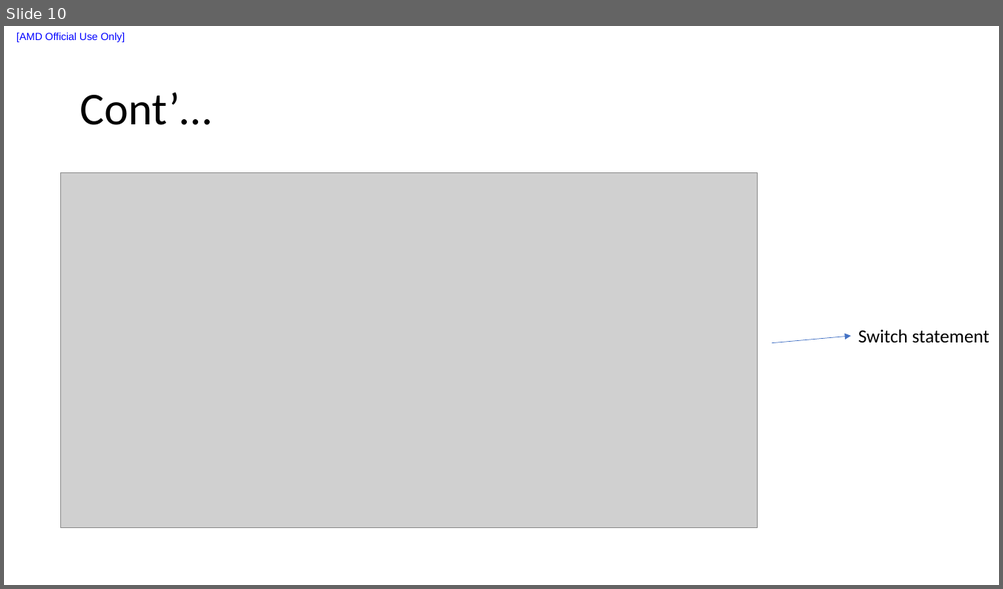
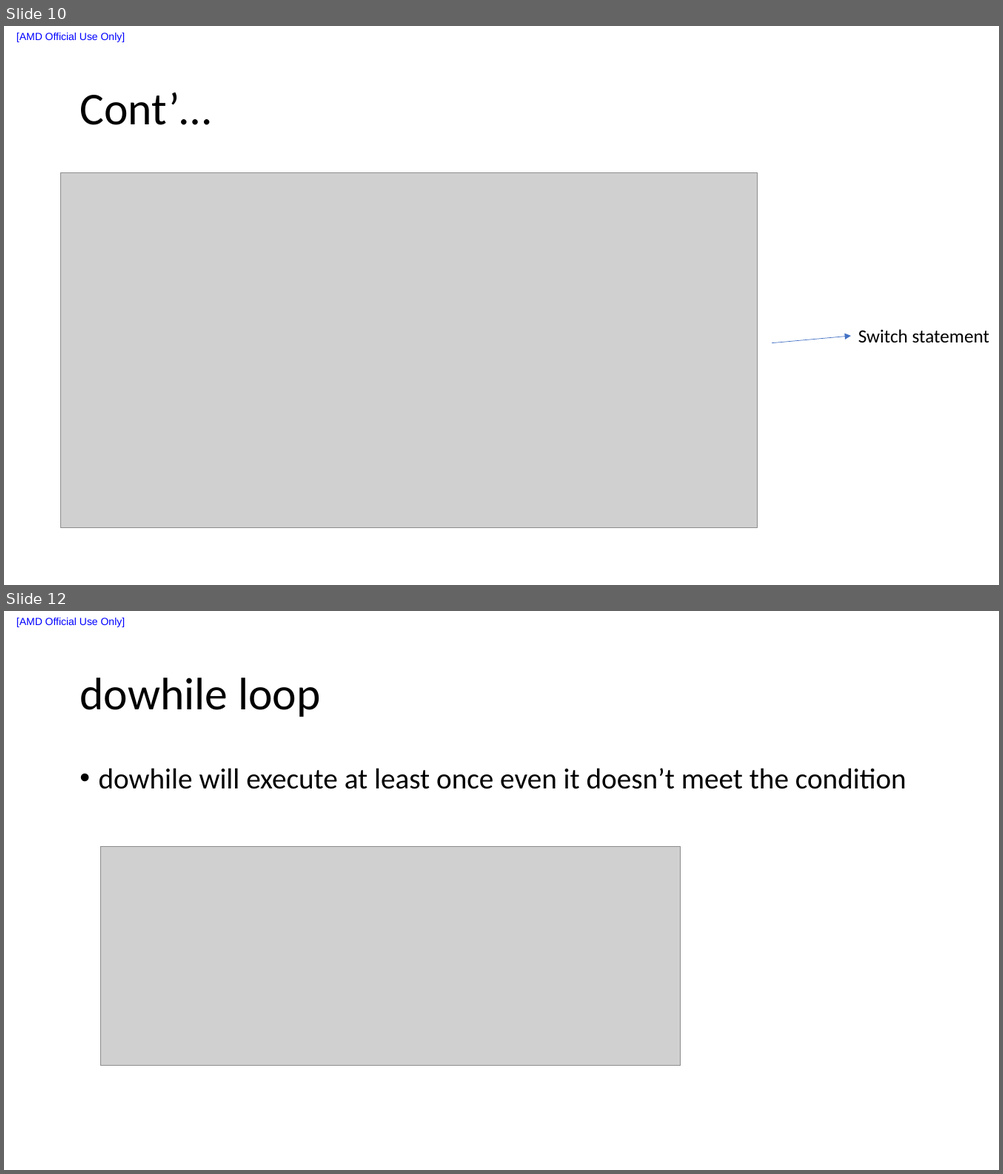
Before and after one commit to liuxu-github-ui/Java, a slide deck: Youtube_tutorial/Notes.pptx. Shown one above the other, each under a label of ours: slide 10 before the commit, slides 10 and 12 after it; the slides between them are not shown. The pictures are 1003x589 and 1003x1174 pixels, drawn with LibreOffice and Linux fonts; fonts in the diff are those of the drawing; grey boxes stand for pictures. Boxes give left, top, right and bottom in pixels: in the first picture for what was removed or moved away, otherwise in the second. Text is boxed around its words. In the diff, an @@ line names an element or a change of style, - is before the commit and + after.

```diff
--- a/Youtube_tutorial/Notes.pptx
+++ b/Youtube_tutorial/Notes.pptx
@@ slide 12 added at (4, 611, 999, 1170), background #FFFFFF; not listed: 1 template element that a slide beside it also shows @@
@@ title added at (79, 678, 320, 717), 44 pt, text #000000 @@
+dowhile loop
@@ text added at (99, 768, 906, 789), 28 pt, text #000000 @@
+• dowhile will execute at least once even it doesn’t meet the condition
@@ picture added at (101, 847, 680, 1066) @@
```
Also in this commit, not shown: 12 other slides added, 2 other files.
